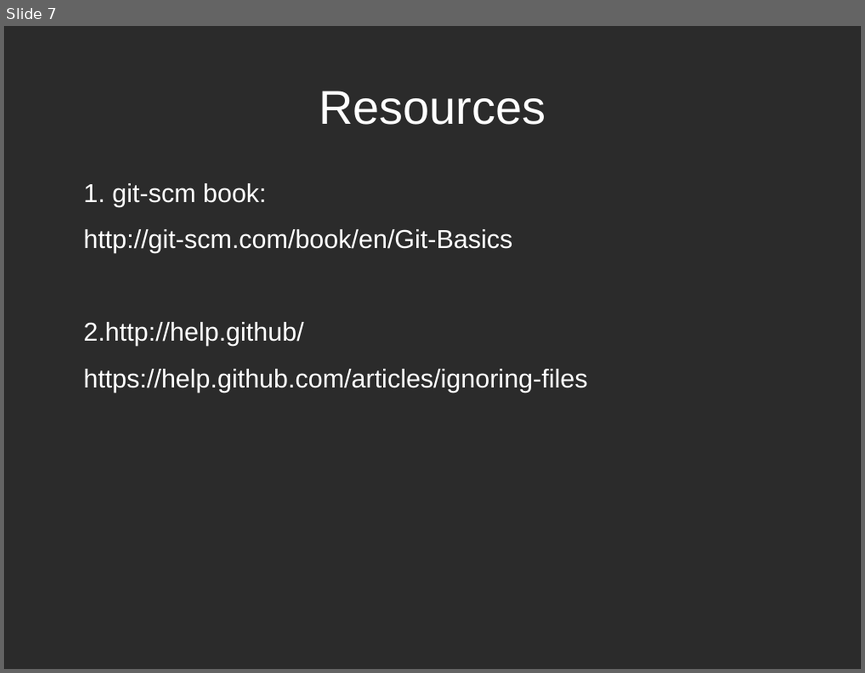
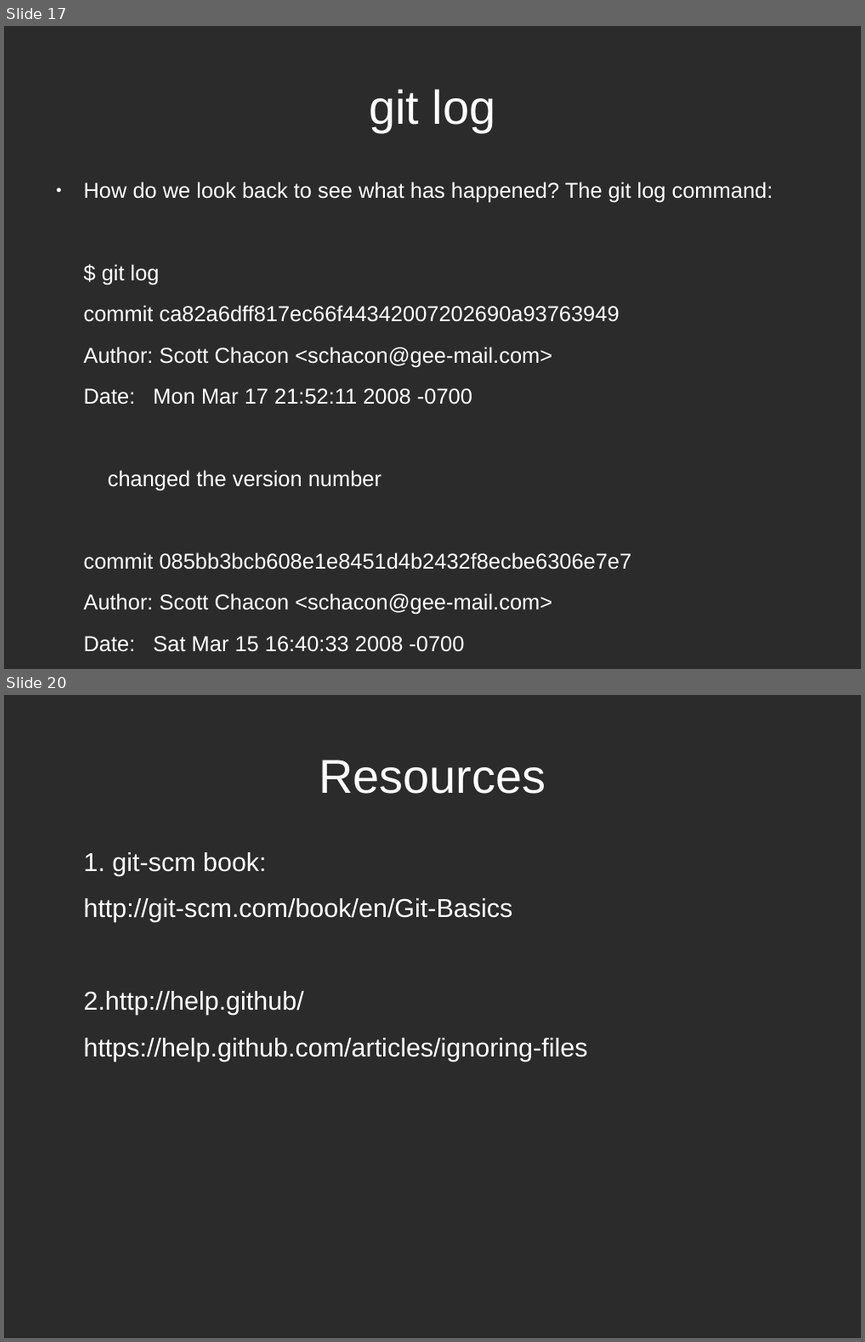
Before and after one commit to ECSIG/presentations, a slide deck: git_workshop/git_basic/Git Presentation.odp. Shown one above the other, each under a label of ours: slide 7 before the commit, slides 17 and 20 after it; the slides between them are not shown. The pictures are 865x673 and 865x1342 pixels, drawn with LibreOffice and Linux fonts; fonts in the diff are those of the drawing; background and template pictures are left out; a plain dark background stands for a picture behind light text. Boxes give left, top, right and bottom in pixels: in the first picture for what was removed or moved away, otherwise in the second. Text is boxed around its words. In the diff, an @@ line names an element or a change of style, - is before the commit and + after.

```diff
--- a/git_workshop/git_basic/Git Presentation.odp
+++ b/git_workshop/git_basic/Git Presentation.odp
@@ slide 17 added at <box>4,26,861,669</box>, background picture (left out) @@
@@ title added at <box>369,89,496,132</box>, 44 pt, text #FFFFFF @@
+git log
@@ text added at <box>84,182,773,652</box>, 20 pt, text #FFFFFF @@
+● How do we look back to see what has happened? The git log command:
+$ git log
+commit ca82a6dff817ec66f44342007202690a93763949
+Author: Scott Chacon <schacon@gee-mail.com>
+Date: Mon Mar 17 21:52:11 2008 -0700
+changed the version number
+commit 085bb3bcb608e1e8451d4b2432f8ecbe6306e7e7
+Author: Scott Chacon <schacon@gee-mail.com>
+Date: Sat Mar 15 16:40:33 2008 -0700
+removed unnecessary test code
@@ what was slide 7 is now slide 20 @@
```
Also in this commit, not shown: 2 slides changed, 14 other slides added, 2 slides removed, 1 other file.
